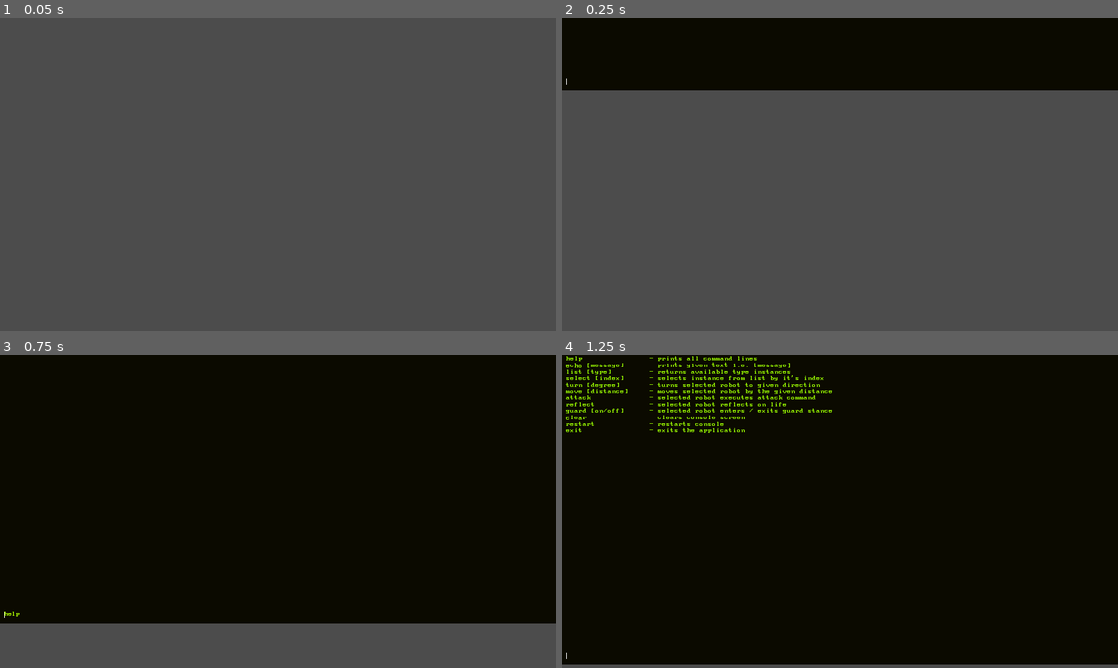
Above: before the commit, frames 1-4 (two rows, left to right).
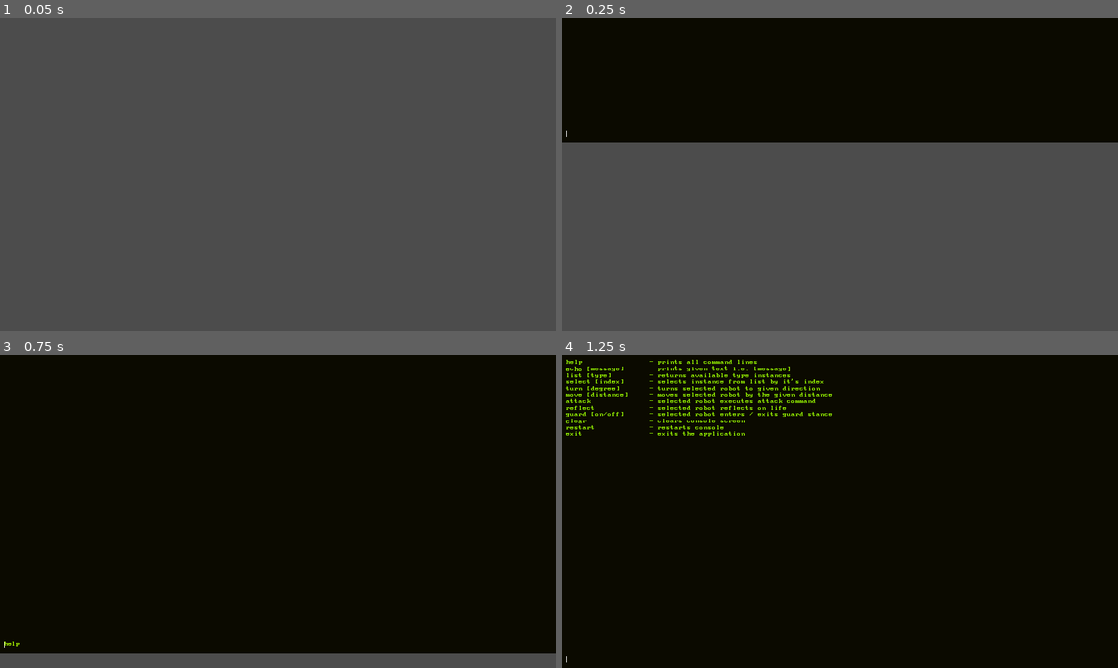
Above: after the commit, the same moments.

Repository: nezvers/Godot_game_console
Game: Godot game, scene res://Addons/GameConsole/Console.tscn
The game is run twice, just before and just after one commit, with the same random seed, the same clock (stepped at 60 frames per second) and the same inputs. Before the commit the project starts from res://Console/Console.tscn.
Inputs:
- Up to frame 1 (0.05 s): no input
- Up to frame 2 (0.25 s): no input
- Up to frame 3 (0.75 s): tap Enter (ui_accept) at 0.5 s; hold Up (ui_up) from 0.53 s (still down)
- Up to frame 4 (1.25 s): keep holding Up (ui_up); tap Enter (ui_accept) at 0.77 s

Frame 1 is identical in both runs. In frame 2, 17% of the frame differs, in the area x 0-100%, y 19-40%; in frame 3, 9.6%; in frame 4, 5.0%.

Commit message:
Changed to addon

Diff:
--- a/Level.tscn
+++ b/Level.tscn
@@ -1,7 +1,9 @@
 [gd_scene load_steps=3 format=2]
 
-[ext_resource path="res://Console/Console.tscn" type="PackedScene" id=1]
+[ext_resource path="res://Addons/GameConsole/Console.tscn" type="PackedScene" id=1]
 [ext_resource path="res://icon.png" type="Texture" id=2]
+
+
 
 [node name="Level" type="Node2D"]
 
--- a/project.godot
+++ b/project.godot
@@ -16,7 +16,7 @@
 [application]
 
 config/name="Godot game console"
-run/main_scene="res://Console/Console.tscn"
+run/main_scene="res://Addons/GameConsole/Console.tscn"
 config/icon="res://icon.png"
 
 [display]
Renamed: Console/CommandLine_style.tres -> Addons/GameConsole/CommandLine_style.tres
Not shown, changed: Addons/GameConsole/Console.gd
Not shown, changed: Addons/GameConsole/Console.tscn
